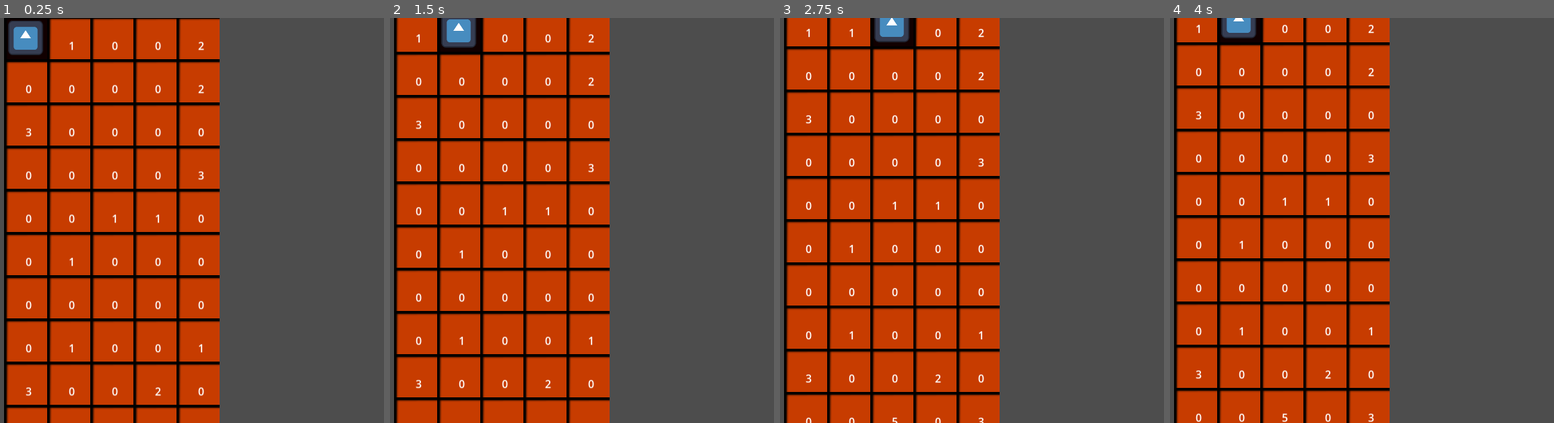
Above: before the commit, frames 1-4 (left to right).
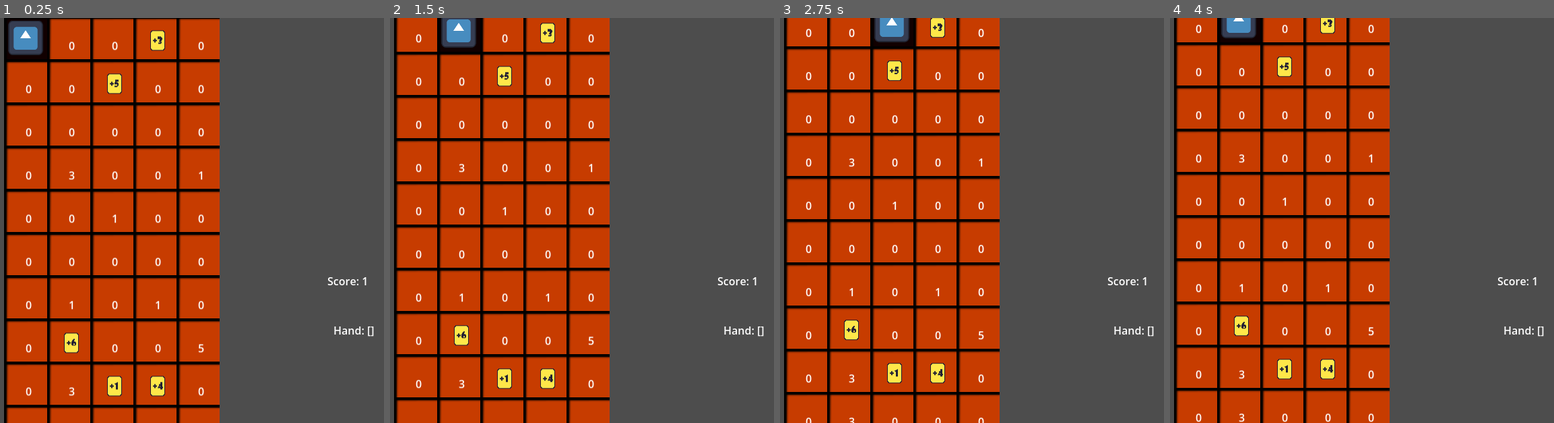
Above: after the commit, the same moments.

Repository: DogeMastr/GMTK2026
Game: Godot game, scene res://Scenes/Game/Game.tscn
Same seed, same stepped clock (60 frames per second), same inputs: the game is played once before the commit and once after it. The engine's default icon, where the game draws it, is replaced by a stand-in: a white triangle on a blue panel in a dark square.
Inputs (mouse positions are in pixels of both pictures, inside the frame that each line leads up to):
- Up to frame 1 (0.25 s): no input
- Up to frame 2 (1.5 s): move the mouse to (747, 200) at 0.52 s; hold D (player_right) 0.53-1.25 s; click (747, 200) at 0.67 s; drag from (520, 240) to (416, 30) at 1.27 s
- Up to frame 3 (2.75 s): move the mouse to (1071, 131) at 2.02 s; hold D (player_right) from 2.03 s (still down)
- Up to frame 4 (4 s): release D (player_right) at 2.75 s; drag from (1381, 301) to (1239, 26) at 2.77 s; move the mouse to (outside the picture) at 3.52 s; hold A (player_left) from 3.53 s (still down)

The runs differ from the first frame. In frame 1, 1.5% of the frame differs, in the area x 6-98%, y 3-94%; in frame 2, 1.5%; in frame 3, 1.5%, in the area x 6-98%, y 0-100%; in frame 4, 1.5%.

Commit message:
gold and card tile type

Diff:
--- a/Scenes/Game/Game.tscn
+++ b/Scenes/Game/Game.tscn
@@ -8,6 +8,22 @@
 anchors_preset = 0
 script = ExtResource("1_rdw05")
 
+[node name="HandLabel" type="Label" parent="." unique_id=2094176489]
+layout_mode = 0
+offset_left = 543.0
+offset_top = 451.0
+offset_right = 603.0
+offset_bottom = 474.0
+text = "Hand: 0"
+
+[node name="ScoreLabel" type="Label" parent="." unique_id=1413144953]
+layout_mode = 0
+offset_left = 534.0
+offset_top = 378.0
+offset_right = 595.0
+offset_bottom = 401.0
+text = "Score: 0"
+
 [node name="TileGrid" type="Node2D" parent="." unique_id=1659394162]
 position = Vector2(86, 32)
 
--- a/Scenes/Game/game.gd
+++ b/Scenes/Game/game.gd
@@ -28,6 +28,8 @@
 	if $TileGrid/Mole.y_pos + 15 > height:
 		generate_row()
 	pass
+	$ScoreLabel.text = "Score: " + str(EventBus.score)
+	$HandLabel.text = "Hand: " + str(EventBus.hand)
 
 func generate_row():
 	for i in range(width):
--- a/Scenes/Tile/tile.gd
+++ b/Scenes/Tile/tile.gd
@@ -16,13 +16,16 @@
 # 4 Lava: you die but different		2%
 # 5 Rock / stick: you stop			5%
 var type = 0
+var data = -1
 
 func set_type(difficulty):
 	var r = randi_range(0, 100 - difficulty)
 	if r < 10:
 		type = 1
+		data = randi_range(1,5) # gold amount
 	elif r < 15:
 		type = 2
+		data = randi_range(1,6) # card type
 	elif r < 20:
 		type = 3
 	elif r < 22:
@@ -40,6 +43,20 @@
 		$Sprite2D.modulate = base_color
 	$Label.text = str(type)
 
+	if has_mole:
+		if type == 1: # Gold pick up
+			EventBus.score += 1
+			type = 0
+		if type == 2: # Card pick up
+			EventBus.add_card(data)
+			$CardSprite.set_visible(false)
+			type = 0
+
+	if type == 2:
+		if data > 0:
+			$CardSprite.set_frame(data-1)
+		$CardSprite.set_visible(true)
+
 func _on_body_entered(body: Node2D) -> void:
 	if body is Mole:
 		has_mole = true
--- a/Scenes/Tile/tile.tscn
+++ b/Scenes/Tile/tile.tscn
@@ -1,10 +1,42 @@
 [gd_scene format=3 uid="uid://b8sm7ip4tvxf4"]
 
 [ext_resource type="Script" uid="uid://bo2pl1aybkpa6" path="res://Scenes/Tile/tile.gd" id="1_b86n5"]
+[ext_resource type="Texture2D" uid="uid://babmdxmeekehw" path="res://Assets/Art/Card Pick Ups/CardTilePlus1.png" id="2_dh3lx"]
 [ext_resource type="Texture2D" uid="uid://d1db60kf6mcfj" path="res://Assets/Art/temp_tile.png" id="2_wnr2v"]
+[ext_resource type="Texture2D" uid="uid://bxx740qur0vgu" path="res://Assets/Art/Card Pick Ups/CardTilePlus2.png" id="3_cos8v"]
+[ext_resource type="Texture2D" uid="uid://dx8pmcf6qt4i5" path="res://Assets/Art/Card Pick Ups/CardTilePlus3.png" id="4_0gogo"]
+[ext_resource type="Texture2D" uid="uid://ccrb2ke43synr" path="res://Assets/Art/Card Pick Ups/CardTilePlus4.png" id="5_pq482"]
+[ext_resource type="Texture2D" uid="uid://dlqoeppayg1sb" path="res://Assets/Art/Card Pick Ups/CardTilePlus5.png" id="6_a8eru"]
+[ext_resource type="Texture2D" uid="uid://dyo52jmagbdt0" path="res://Assets/Art/Card Pick Ups/CardTilePlus6.png" id="7_gjeiu"]
 
 [sub_resource type="RectangleShape2D" id="RectangleShape2D_qdslu"]
 size = Vector2(32, 32)
+
+[sub_resource type="SpriteFrames" id="SpriteFrames_qdslu"]
+animations = [{
+"frames": [{
+"duration": 1.0,
+"texture": ExtResource("2_dh3lx")
+}, {
+"duration": 1.0,
+"texture": ExtResource("3_cos8v")
+}, {
+"duration": 1.0,
+"texture": ExtResource("4_0gogo")
+}, {
+"duration": 1.0,
+"texture": ExtResource("5_pq482")
+}, {
+"duration": 1.0,
+"texture": ExtResource("6_a8eru")
+}, {
+"duration": 1.0,
+"texture": ExtResource("7_gjeiu")
+}],
+"loop": 1,
+"name": &"default",
+"speed": 5.0
+}]
 
 [node name="Tile" type="Area2D" unique_id=1978436475 groups=["tile"]]
 script = ExtResource("1_b86n5")
@@ -21,5 +53,10 @@
 offset_bottom = 23.0
 text = "0"
 
+[node name="CardSprite" type="AnimatedSprite2D" parent="." unique_id=595923130]
+visible = false
+position = Vector2(4, 4)
+sprite_frames = SubResource("SpriteFrames_qdslu")
+
 [connection signal="body_entered" from="." to="." method="_on_body_entered"]
 [connection signal="body_exited" from="." to="." method="_on_body_exited"]
--- a/Scripts/EventBus.gd
+++ b/Scripts/EventBus.gd
@@ -4,6 +4,12 @@
 
 signal move_down(amount_to_move: int)
 
+var score = 0
+var hand = []
+
+func add_card(data):
+	# idk how we should handle this properly but im doing this for now so the tiles can work
+	hand.append(data)
 
 func get_tile(x, y):
 	# this is the most inefficient search i could think of youre welcome :3
